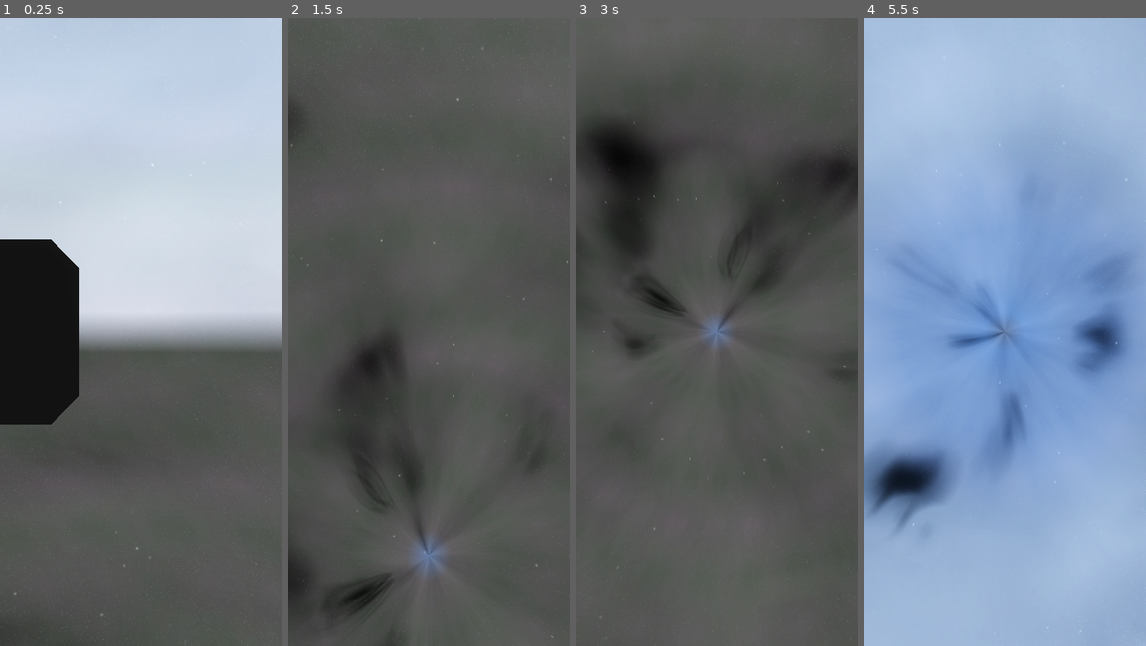
Above: before the commit, frames 1-4 (left to right).
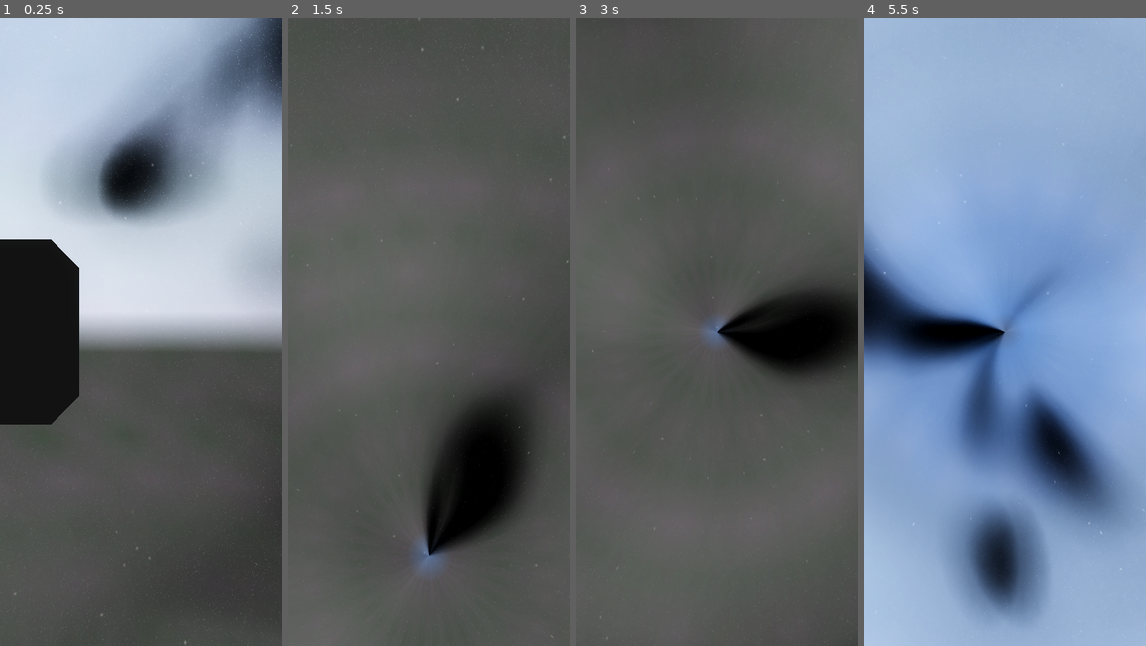
Above: after the commit, the same moments.

Repository: Capstone-Mystery-Machine/spotnik
Game: Godot game, scene res://scenes/worldspawn.tscn
The game is run twice, just before and just after one commit, with the same random seed, the same clock (stepped at 60 frames per second) and the same inputs. A sky picture missing from this copy of the repository is replaced by a grey-blue gradient.
Inputs (mouse positions are in pixels of both pictures, inside the frame that each line leads up to):
- Up to frame 1 (0.25 s): no input
- Up to frame 2 (1.5 s): tap Enter at 0.5 s; move the mouse to (491, 300) at 0.52 s; press the mouse at (491, 300) at 0.53 s; tap Space at 1.25 s; move the mouse to (414, 332) at 1.27 s; release the mouse at (414, 332) at 1.28 s; tap I at 1.35 s
- Up to frame 3 (3 s): tap Enter at 2 s; move the mouse to (745, 193) at 2.02 s; press the mouse at (745, 193) at 2.03 s; tap Space at 2.75 s; move the mouse to (714, 344) at 2.77 s; release the mouse at (714, 344) at 2.78 s; tap I at 2.85 s
- Up to frame 4 (5.5 s): tap Enter at 3.5 s; move the mouse to (1089, 426) at 3.52 s; press the mouse at (1089, 426) at 3.53 s; tap Space at 4.25 s; move the mouse to (982, 325) at 4.27 s; release the mouse at (982, 325) at 4.28 s; tap I at 4.35 s; move the mouse to (1019, 332) at 5.02 s; press the mouse at (1019, 332) at 5.03 s

The runs differ from the first frame. In frame 1, 23% of the frame differs, in the area x 19-100%, y 0-100%; in frame 2, 17%; in frame 3, 21%; in frame 4, 29%, in the area x 0-100%, y 6-98%.
Error before the commit: Invalid access to property or key 'stars_point_color_palette' on a base object of type 'Resource (SkyboxSettings)'. (res://scenes/skybox.gd:154)

Commit message:
refactor: each nebulae layer has separate flow map distortion settings

Diff:
--- /dev/null
+++ b/resources/flow_map_distortion_effect_settings.gd
@@ -0,0 +1,30 @@
+@tool
+class_name FlowMapDistortionEffectSettings
+extends Resource
+## Resource for flow map distortion effect settings.
+
+signal property_changed(property_name: StringName)
+
+## Represents the strength of the flow map distortion.
+@export_range(0.0, 1.0, 0.001) var intensity: float = 0.04:
+	set(value):
+		if intensity != value:
+			intensity = value
+			emit_changed()
+			property_changed.emit(&"intensity")
+
+## Represents the movement speed of the flow map distortion.
+@export_range(0.0, 1.0, 0.001) var speed: float = 0.02:
+	set(value):
+		if speed != value:
+			speed = value
+			emit_changed()
+			property_changed.emit(&"speed")
+
+
+func _init(
+		_intensity: float = 0.04,
+		_speed: float = 0.02,
+):
+	intensity = _intensity
+	speed = _speed
--- a/resources/skybox_settings.gd
+++ b/resources/skybox_settings.gd
@@ -137,7 +137,7 @@
 @export var nebulae_near_material: SkyboxLayerMaterial = SkyboxLayerMaterial.new(
 	Color(1.0, 1.0, 1.0, 0.25),
 	Color(0.05, 0.05, 0.01, 1.0),
-	1.0,
+	0.4,
 ):
 	set(value):
 		if nebulae_near_material != value:
@@ -149,7 +149,7 @@
 @export var nebulae_mid_material: SkyboxLayerMaterial = SkyboxLayerMaterial.new(
 	Color(1.0, 1.0, 1.0, 0.65),
 	Color(0.0, 0.0, 0.0, 1.0),
-	0.8,
+	0.6,
 ):
 	set(value):
 		if nebulae_mid_material != value:
@@ -161,7 +161,7 @@
 @export var nebulae_far_material: SkyboxLayerMaterial = SkyboxLayerMaterial.new(
 	Color(1.0, 1.0, 1.0, 0.75),
 	Color(0.0, 0.0, 0.0, 1.0),
-	1.2,
+	0.8,
 ):
 	set(value):
 		if nebulae_far_material != value:
@@ -247,6 +247,16 @@
 			emit_changed()
 			property_changed.emit(&"stars_field_far_material")
 
+@export_group("Color Palette Effects Settings")
+
+# Represents the 1D gradient used as a color palette for point stars.
+@export var stars_point_color_palette: GradientTexture1D:
+	set(value):
+		if stars_point_color_palette != value:
+			stars_point_color_palette = value
+			emit_changed()
+			property_changed.emit(&"stars_point_color_palette")
+
 @export_group("Dissolve Effects Settings")
 
 ## Represents the opacity removed by the dissolve noise.
@@ -274,7 +284,7 @@
 			property_changed.emit(&"nebulae_dissolve_scale")
 
 ## Represents the movement speed of the disolving noise.
-@export var nebulae_dissolve_speed: Vector2 = Vector2(-0.002, 0.001):
+@export var nebulae_dissolve_speed: Vector2 = Vector2(-0.001, -0.002):
 	set(value):
 		if nebulae_dissolve_speed != value:
 			nebulae_dissolve_speed = value
@@ -291,21 +301,38 @@
 
 @export_group("Flow Map Distortion Effects Settings")
 
-## Represents the strength of the flow map distortion.
-@export_range(0.0, 1.0, 0.001) var nebulae_flow_intensity: float = 0.04:
-	set(value):
-		if nebulae_flow_intensity != value:
-			nebulae_flow_intensity = value
-			emit_changed()
-			property_changed.emit(&"nebulae_flow_intensity")
-
-## Represents the movement speed of the flow map distortion.
-@export_range(0.0, 1.0, 0.001) var nebulae_flow_speed: float = 0.02:
-	set(value):
-		if nebulae_flow_speed != value:
-			nebulae_flow_speed = value
-			emit_changed()
-			property_changed.emit(&"nebulae_flow_speed")
+## Represents the flow map distortion settings for the near nebulae.
+@export var nebulae_near_flow_map_distortion: FlowMapDistortionEffectSettings = FlowMapDistortionEffectSettings.new(
+	0.06,
+	0.03,
+):
+	set(value):
+		if nebulae_near_flow_map_distortion != value:
+			nebulae_near_flow_map_distortion = value
+			emit_changed()
+			property_changed.emit(&"nebulae_near_flow_map_distortion")
+
+## Represents the flow map distortion settings for the mid nebulae.
+@export var nebulae_mid_flow_map_distortion: FlowMapDistortionEffectSettings = FlowMapDistortionEffectSettings.new(
+	0.04,
+	0.02,
+):
+	set(value):
+		if nebulae_mid_flow_map_distortion != value:
+			nebulae_mid_flow_map_distortion = value
+			emit_changed()
+			property_changed.emit(&"nebulae_mid_flow_map_distortion")
+
+## Represents the flow map distortion settings for the far nebulae.
+@export var nebulae_far_flow_map_distortion: FlowMapDistortionEffectSettings = FlowMapDistortionEffectSettings.new(
+	0.02,
+	0.01,
+):
+	set(value):
+		if nebulae_far_flow_map_distortion != value:
+			nebulae_far_flow_map_distortion = value
+			emit_changed()
+			property_changed.emit(&"nebulae_far_flow_map_distortion")
 
 @export_group("Twinkle Effect Settings")
 
--- a/resources/twinkle_effect_settings.gd
+++ b/resources/twinkle_effect_settings.gd
@@ -5,7 +5,8 @@
 
 signal property_changed(property_name: StringName)
 
-## Represents the spatial density of the twinkle pattern. Higher values make stars twinkle independently.
+## Represents the spatial density of the twinkle pattern. Higher values make stars
+## twinkle independently.
 @export_range(0.0, 5000.0, 1.0) var frequency: float = 1500.0:
 	set(value):
 		if frequency != value:
--- a/scenes/skybox.gd
+++ b/scenes/skybox.gd
@@ -73,6 +73,7 @@
 		mesh_instance: MeshInstance3D,
 		texture_2d: Texture2D,
 		skybox_layer_material: SkyboxLayerMaterial,
+		flow_map_distortion_settings: FlowMapDistortionEffectSettings,
 		node_name: String,
 ):
 	_apply_texture(mesh_instance, texture_2d, node_name)
@@ -97,8 +98,8 @@
 		material.set_shader_parameter("dissolve_scale", settings.nebulae_dissolve_scale)
 		material.set_shader_parameter("dissolve_speed", settings.nebulae_dissolve_speed)
 		material.set_shader_parameter("dissolve_warp_intensity", settings.nebulae_dissolve_warp_intensity)
-		material.set_shader_parameter("flow_intensity", settings.nebulae_flow_intensity)
-		material.set_shader_parameter("flow_speed", settings.nebulae_flow_speed)
+		material.set_shader_parameter("flow_intensity", flow_map_distortion_settings.intensity)
+		material.set_shader_parameter("flow_speed", flow_map_distortion_settings.speed)
 
 
 # Applies exported settings to the star field shaders.
@@ -168,6 +169,7 @@
 		_nebulae_layer_near_mesh,
 		settings.nebulae_texture,
 		settings.nebulae_near_material,
+		settings.nebulae_near_flow_map_distortion,
 		"NebulaeLayerNearMesh",
 	)
 
@@ -175,6 +177,7 @@
 		_nebulae_layer_mid_mesh,
 		settings.nebulae_texture,
 		settings.nebulae_mid_material,
+		settings.nebulae_mid_flow_map_distortion,
 		"NebulaeLayerMidMesh",
 	)
 
@@ -182,6 +185,7 @@
 		_nebulae_layer_far_mesh,
 		settings.nebulae_texture,
 		settings.nebulae_far_material,
+		settings.nebulae_far_flow_map_distortion,
 		"NebulaeLayerFarMesh",
 	)
 
@@ -368,7 +372,7 @@
 # Responds to setting and sub-resource changes.
 func _on_property_changed(property_name: StringName) -> void:
 	match property_name:
-		&"nebulae_texture", &"nebulae_dissolve_intensity", &"nebulae_dissolve_noise_texture", &"nebulae_dissolve_scale", &"nebulae_dissolve_speed", &"nebulae_dissolve_warp_intensity", &"nebulae_flow_intensity", &"nebulae_flow_speed":
+		&"nebulae_texture", &"nebulae_dissolve_intensity", &"nebulae_dissolve_noise_texture", &"nebulae_dissolve_scale", &"nebulae_dissolve_speed", &"nebulae_dissolve_warp_intensity":
 			_update_nebulae_materials()
 		&"stars_field_texture":
 			_update_stars_field_materials()
@@ -380,7 +384,10 @@
 			_update_nebulae_materials()
 			_update_stars_field_materials()
 			_update_stars_point_materials()
-		&"frequency", &"intensity", &"speed":
+		&"frequency", &"intensity":
+			_update_nebulae_materials()
+		&"speed":
+			_update_nebulae_materials()
 			_update_stars_point_materials()
 		&"nebulae_near_material", &"nebulae_mid_material", &"nebulae_far_material":
 			_disconnect_resources()
--- a/skyboxes/skybox_a.tres
+++ b/skyboxes/skybox_a.tres
@@ -1,23 +1,40 @@
-[gd_resource type="Resource" script_class="SkyboxSettings" load_steps=20 format=3 uid="uid://bsv1omabacd4u"]
+[gd_resource type="Resource" script_class="SkyboxSettings" load_steps=24 format=3 uid="uid://bsv1omabacd4u"]
 
 [ext_resource type="Script" uid="uid://boku2lrftr83t" path="res://resources/skybox_layer_material.gd" id="1_dsmt4"]
 [ext_resource type="Texture2D" uid="uid://dqjoam64hpcs1" path="res://textures/skybox_nebulae_dissolve_noise_a.tres" id="1_o8ugm"]
 [ext_resource type="Script" uid="uid://blmakxhunk6lk" path="res://resources/skybox_settings.gd" id="2_5b2km"]
+[ext_resource type="Script" uid="uid://clfxrksassnjt" path="res://resources/flow_map_distortion_effect_settings.gd" id="2_352bn"]
 [ext_resource type="Texture2D" uid="uid://b6n8qito3srpu" path="res://textures/skybox_nebulae_a.png" id="3_bgfys"]
 [ext_resource type="Script" uid="uid://cp8j3wwp2xesw" path="res://resources/twinkle_effect_settings.gd" id="3_if531"]
 [ext_resource type="Texture2D" uid="uid://c47uk04kxrdwu" path="res://textures/skybox_field_stars_a.tres" id="5_352bn"]
 [ext_resource type="Texture2D" uid="uid://dqmpdcfv1qgpf" path="res://textures/skybox_point_stars_gradient_a.tres" id="6_bgfys"]
 [ext_resource type="Texture2D" uid="uid://cb1x5cv0w6ae8" path="res://textures/skybox_point_stars_a.tres" id="7_ycl7b"]
 
+[sub_resource type="Resource" id="Resource_mmnh3"]
+script = ExtResource("2_352bn")
+intensity = 0.02
+speed = 0.01
+metadata/_custom_type_script = "uid://clfxrksassnjt"
+
 [sub_resource type="Resource" id="Resource_dsmt4"]
 script = ExtResource("1_dsmt4")
 albedo_color = Color(1, 1, 1, 0.5)
 emission_energy = 0.8
 
+[sub_resource type="Resource" id="Resource_3w7ei"]
+script = ExtResource("2_352bn")
+metadata/_custom_type_script = "uid://clfxrksassnjt"
+
 [sub_resource type="Resource" id="Resource_5b2km"]
 script = ExtResource("1_dsmt4")
 albedo_color = Color(1, 1, 1, 0.45000002)
 emission_energy = 0.6
+
+[sub_resource type="Resource" id="Resource_5swug"]
+script = ExtResource("2_352bn")
+intensity = 0.06
+speed = 0.03
+metadata/_custom_type_script = "uid://clfxrksassnjt"
 
 [sub_resource type="Resource" id="Resource_if531"]
 script = ExtResource("1_dsmt4")
@@ -85,6 +102,9 @@
 stars_field_far_material = SubResource("Resource_m5ndq")
 stars_point_color_palette = ExtResource("6_bgfys")
 nebulae_dissolve_noise_texture = ExtResource("1_o8ugm")
+nebulae_near_flow_map_distortion = SubResource("Resource_5swug")
+nebulae_mid_flow_map_distortion = SubResource("Resource_3w7ei")
+nebulae_far_flow_map_distortion = SubResource("Resource_mmnh3")
 stars_point_near_twinkle = SubResource("Resource_g1dgs")
 stars_point_mid_twinkle = SubResource("Resource_nflt8")
 stars_point_far_twinkle = SubResource("Resource_352bn")
--- a/textures/skybox_nebulae_dissolve_noise_a.tres
+++ b/textures/skybox_nebulae_dissolve_noise_a.tres
@@ -6,8 +6,7 @@
 
 [sub_resource type="FastNoiseLite" id="FastNoiseLite_0kdub"]
 seed = 1
-frequency = 0.02
-fractal_octaves = 3
+fractal_octaves = 2
 
 [resource]
 width = 256
Not shown, added: resources/flow_map_distortion_effect_settings.gd.uid
